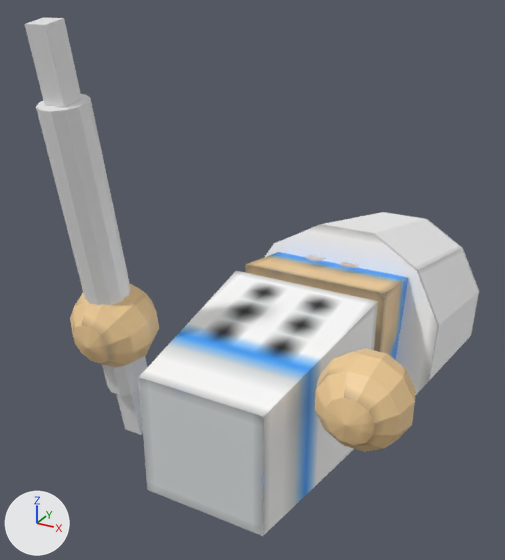
What one commit did to the FBX model 4231/Assets/Prefabs/Chef/chef.fbx.
Before and after are seen from a camera (50 mm lens) standing at (85.0, -113.0, 117.0) and looking at (-21.0, 79.0, 21.0). The lights are fixed; the arrows at lower left show +X, +Y and +Z. Where no turn or scale is listed for an object, it has been applied to the vertices. Vertices at the same position are counted once.
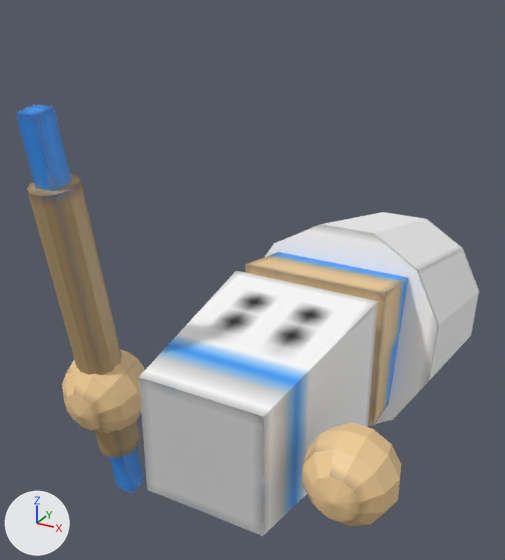
ob_eyes is not drawn itself; it is the parent of ob_cuboid_3, ob_cuboid_2.

What differs and where, as boxes [x1, y1, x2, y2] in the pictures (505 x 560 px):
'cuboid', recoloured: [139, 272, 377, 527] in both
'cylinder_1', recoloured, surface changed, moved: before [36, 94, 147, 395]; after [27, 174, 141, 458]
'sphere', recoloured, surface changed, moved: before [315, 348, 415, 452]; after [302, 423, 401, 526]
'sphere_1', recoloured, surface changed, moved: before [70, 284, 159, 368]; after [62, 349, 145, 433]
'cuboid_4', recoloured, moved: before [25, 17, 143, 435]; after [18, 105, 143, 491]
'cuboid_3', recoloured, moved, rescaled (not visible afterwards): before [340, 263, 357, 267]
'cuboid_2', moved, rescaled (not visible afterwards): before [307, 257, 323, 261]
part 1 of me_cuboid_1, surface changed (brown to beige): before [245, 266, 384, 352]; after [245, 266, 384, 423]

What changed in the scene script:
```text
Add img_chef1_png:
    img_chef1_png = load_image('chef1.png', '_unpacked/chef1.png', 64, 64, 'sRGB')
Add mat_chef1_png:
    mat_chef1_png = principled_material('chef1.png')
    mat_chef1_png.texture = img_chef1_png  # with its transparency
Change me_cuboid_4:
    where me_cuboid_4.from_pydata(...)  # 8 vertices, 6 faces; spans x -40.6..-34.4, y 9.2..37.1, z -13.6..110.6
    add me_cuboid_4.materials.append(mat_chef1_png)  # picture img_chef1_png
Change me_sphere_1:
    where me_sphere_1.from_pydata(...)  # 62 vertices, 72 faces; spans x -50.0..-25.0, y 15.2..39.8, z 11.6..36.2
    used by ob_sphere_1; location = (0.0, -1.1, -0.1)
    remove me_sphere_1.materials.append(mat_texturetest_png)  # picture img_texturetest_png
    me_sphere_1 part 2: texture (UV) coordinates of 58 of 72 faces, centred in x -49.2..-25.8, y 17.6..39.5, z 11.9..35.9, changed; they spanned u 0.01..0.73, v 0.25..0.59 and now span u 0.07..0.76, v 0.21..0.86
    add me_sphere_1.materials.append(mat_chef1_png)  # picture img_chef1_png
Change me_cuboid_3:
    where me_cuboid_3.from_pydata(...)  # 4 vertices, 1 face; spans x -37.5, y 90.62..96.88, z 3.12..9.38
    remove me_cuboid_3.materials.append(mat_texturetest_png)  # picture img_texturetest_png
    add me_cuboid_3.materials.append(mat_chef1_png)  # picture img_chef1_png
Change me_cuboid_1:
    where me_cuboid_1.from_pydata(...)  # 10 vertices, 6 faces; spans x -25.0..25.0, y 81.2..118.8, z -25.0..25.0
    used by ob_cuboid_1; location = (0.0, 0.0, 0.0)
    remove me_cuboid_1.materials.append(mat_texturetest_png)  # picture img_texturetest_png
    me_cuboid_1 part 1: texture (UV) coordinates of 1 of 6 faces, centred in x 0.0, y 81.2, z 0.0, changed; they spanned u 0.53..0.66, v 0.88..1.0 and now span u 0.38..0.5, v 0.67..0.8
    add me_cuboid_1.materials.append(mat_chef1_png)  # picture img_chef1_png
Change me_sphere:
    where me_sphere.from_pydata(...)  # 62 vertices, 72 faces; spans x 25.0..50.0, y 18.8..43.8, z 6.3..31.3
    used by ob_sphere; location = (0.0, 0.0, 0.0)
    remove me_sphere.materials.append(mat_texturetest_png)  # picture img_texturetest_png
    me_sphere part 3: texture (UV) coordinates of 72 of 72 faces, centred in x 25.8..49.2, y 19.9..42.6, z 7.1..30.4, changed; they spanned u 0.14..0.74, v 0.25..0.99 and now span u 0.01..0.76, v 0.22..0.92
    add me_sphere.materials.append(mat_chef1_png)  # picture img_chef1_png
Change me_cuboid:
    where me_cuboid.from_pydata(...)  # 8 vertices, 6 faces; spans x -25.0..25.0, y 12.5..75.0, z -25.0..25.0
    remove me_cuboid.materials.append(mat_texturetest_png)  # picture img_texturetest_png
    add me_cuboid.materials.append(mat_chef1_png)  # picture img_chef1_png
Change me_cylinder_1:
    where me_cylinder_1.from_pydata(...)  # 26 vertices, 36 faces; spans x -43.8..-31.2, y 9.4..36.9, z 4.3..92.7
    used by ob_cylinder_1; location = (0.0, -0.5, -3.2)
    me_cylinder_1 part 4: texture (UV) coordinates of 36 of 36 faces, centred in x -43.8..-31.3, y 11.5..34.9, z 4.7..92.3, changed; they spanned u 0.0..0.13, v 0.87..1.0 and now span u 0.08..0.68, v 0.11..0.75
    add me_cylinder_1.materials.append(mat_chef1_png)  # picture img_chef1_png
Change ob_cuboid_4:
    ob_cuboid_4.location: (0.0, -0.5, -3.2) -> (0.0, -6.8, -21.9)
Change ob_sphere_1:
    ob_sphere_1.location: (0.0, -1.1, -0.1) -> (0.0, -7.3, -18.8)
Change ob_sphere:
    ob_sphere.location: (0.0, 0.0, 0.0) -> (0.0, -6.2, -18.8)
Change ob_eyes:
    ob_eyes.location: (0.0, 0.0, 0.0) -> (0.0, 68.75, 0.0)
    ob_eyes.scale: (1.0, 1.0, 1.0) -> (1.0, 0.3, 1.0)
Change ob_cylinder_1:
    ob_cylinder_1.location: (0.0, -0.5, -3.2) -> (0.0, -6.8, -21.9)
```
